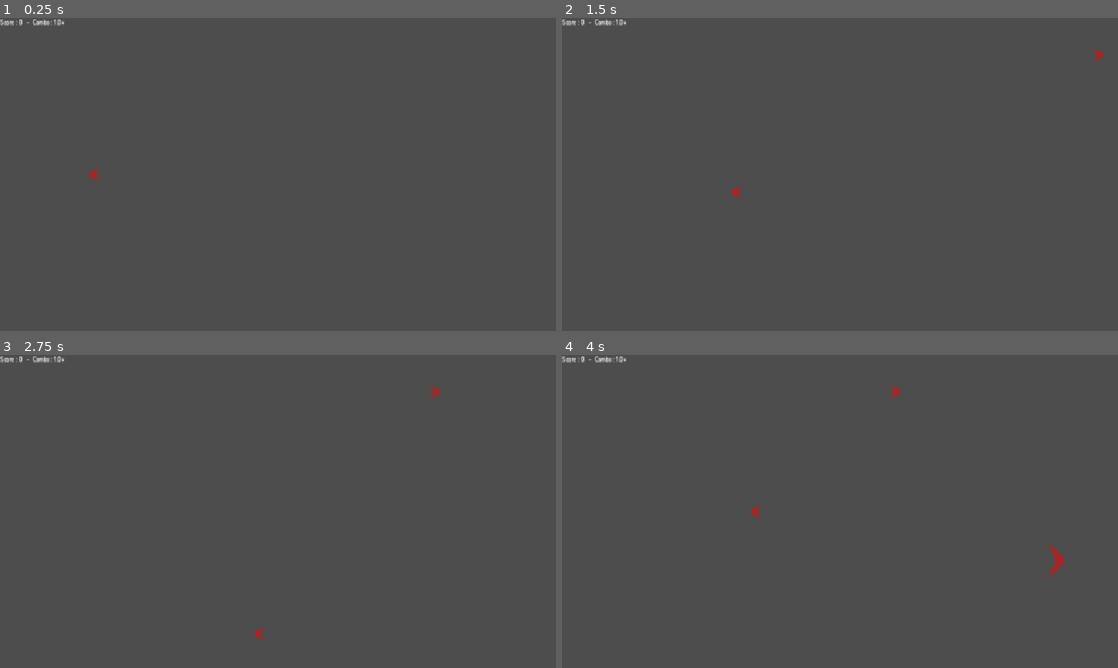
Above: before the commit, frames 1-4 (two rows, left to right).
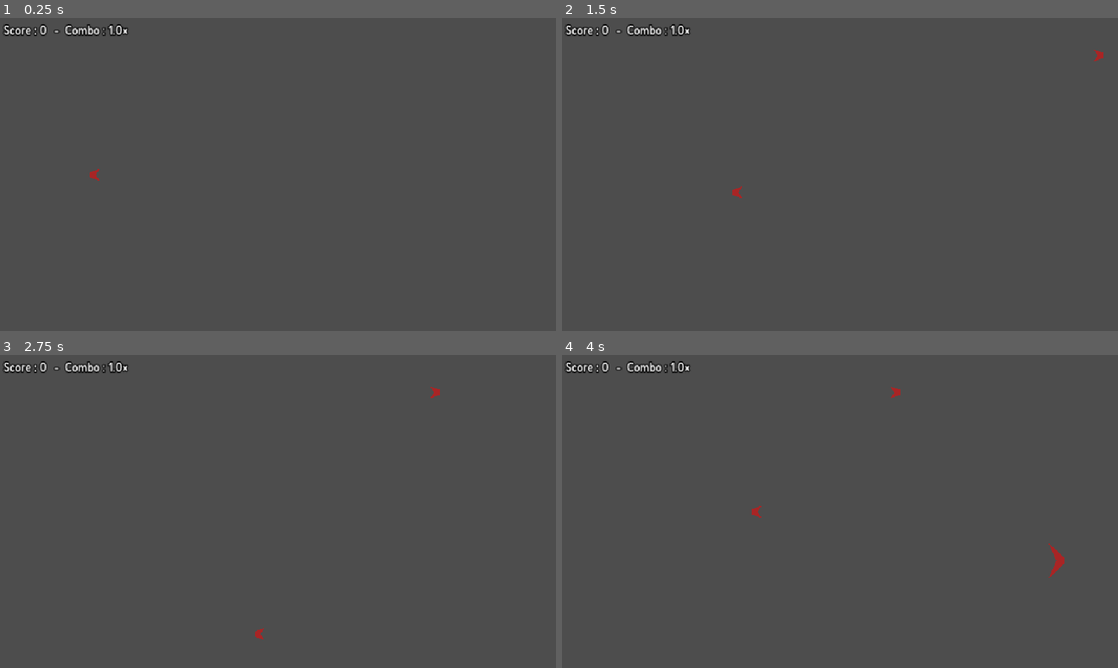
Above: after the commit, the same moments.

Repository: xorblo-doitus/Space-Shooter
Game: Godot game, scene res://src/playable_scenes/world.tscn
The game is run twice, just before and just after one commit, with the same random seed, the same clock (stepped at 60 frames per second) and the same inputs.
Inputs:
- Up to frame 1 (0.25 s): no input
- Up to frame 2 (1.5 s): tap Enter (ui_accept) at 0.5, 0.77 s; hold Right (ui_right) 0.53-1.28 s; hold Down (ui_down) from 1.28 s (still down)
- Up to frame 3 (2.75 s): tap Enter (ui_accept) at 1.52 s; release Down (ui_down) at 2.03 s; hold Right (ui_right) from 2.03 s (still down)
- Up to frame 4 (4 s): release Right (ui_right) at 2.78 s; hold Up (ui_up) 2.78-3.53 s; tap Enter (ui_accept) at 3.02, 3.77 s; hold Left (ui_left) from 3.53 s (still down)

The runs differ from the first frame. In frame 1, 0.6% of the frame differs, in the area x 0-23%, y 0-6%; in frame 2, 0.6%; in frame 3, 0.6%; in frame 4, 0.6%.
Error in both runs: Assertion failed: No damage source created (res://src/bullets/bullet.gd:27)

Commit message:
Added combo system

Diff:
--- a/project.godot
+++ b/project.godot
@@ -28,7 +28,7 @@
 
 [gui]
 
-theme/custom="res://src/ui/theme.tres"
+theme/custom="res://src/ui/main_theme.tres"
 
 [input]
 
--- a/src/playable_scenes/world.gd
+++ b/src/playable_scenes/world.gd
@@ -8,7 +8,7 @@
 	for spawn_point in $SpawnPoints.get_children():
 		add_spawn_point(spawn_point)
 
-	$Ui/VBoxContainer/ScoreDisplayer.bind_player(
+	$UI/MarginContainer/VBoxContainer/ScoreDisplayer.bind_player(
 		$SpawnPoints/Player.spawn()
 	)
 
--- a/src/playable_scenes/world.tscn
+++ b/src/playable_scenes/world.tscn
@@ -1,7 +1,8 @@
-[gd_scene load_steps=14 format=3 uid="uid://0tmedytuiuux"]
+[gd_scene load_steps=15 format=3 uid="uid://0tmedytuiuux"]
 
 [ext_resource type="Script" path="res://src/playable_scenes/world.gd" id="1_ptqmb"]
 [ext_resource type="PackedScene" uid="uid://cyxhgjybj0tsy" path="res://src/spawn_point.tscn" id="2_r822a"]
+[ext_resource type="Script" path="res://src/ui/ui.gd" id="2_t8lm1"]
 [ext_resource type="PackedScene" uid="uid://bsicvfemmcryr" path="res://src/vessels/player_vessel.tscn" id="3_nbfms"]
 [ext_resource type="PackedScene" uid="uid://bf1jkjsbmwb66" path="res://src/vessels/dummy.tscn" id="4_1bdnj"]
 [ext_resource type="PackedScene" uid="uid://boej5f28jyrn" path="res://src/vessels/spammer_vessel.tscn" id="4_56gsn"]
@@ -98,19 +99,27 @@
 [node name="World" type="Node2D"]
 script = ExtResource("1_ptqmb")
 
-[node name="Ui" type="Control" parent="."]
+[node name="UI" type="Control" parent="."]
 z_index = 100
+custom_minimum_size = Vector2(1366, 768)
 layout_mode = 3
 anchors_preset = 0
-offset_right = 40.0
-offset_bottom = 40.0
-
-[node name="VBoxContainer" type="VBoxContainer" parent="Ui"]
-layout_mode = 0
-offset_right = 40.0
-offset_bottom = 40.0
-
-[node name="ScoreDisplayer" parent="Ui/VBoxContainer" instance=ExtResource("8_tygdl")]
+offset_right = 1366.0
+offset_bottom = 768.0
+script = ExtResource("2_t8lm1")
+
+[node name="MarginContainer" type="MarginContainer" parent="UI"]
+layout_mode = 1
+anchors_preset = 15
+anchor_right = 1.0
+anchor_bottom = 1.0
+grow_horizontal = 2
+grow_vertical = 2
+
+[node name="VBoxContainer" type="VBoxContainer" parent="UI/MarginContainer"]
+layout_mode = 2
+
+[node name="ScoreDisplayer" parent="UI/MarginContainer/VBoxContainer" instance=ExtResource("8_tygdl")]
 layout_mode = 2
 
 [node name="Bullets" type="Node2D" parent="."]
--- a/src/ref_counted/hit_info.gd
+++ b/src/ref_counted/hit_info.gd
@@ -5,6 +5,7 @@
 var damage_dealt: float = 0
 var fatal: bool = false
 var bonus_score: float = 0
+var bonus_combo: float = 0
 
 #func _init(init_damage_dealt: float = 0) -> void:
 #	damage_dealt = init_damage_dealt
--- a/src/ui/health_bar.tscn
+++ b/src/ui/health_bar.tscn
@@ -1,7 +1,7 @@
-[gd_scene load_steps=3 format=3 uid="uid://c0dghebk37oqr"]
+[gd_scene load_steps=3 format=3 uid="uid://cu5v11es0t178"]
 
-[ext_resource type="Theme" uid="uid://dm4udtrkpx6xu" path="res://src/ui/theme.tres" id="1_dfcxs"]
 [ext_resource type="Script" path="res://src/ui/health_bar.gd" id="2_vtr6v"]
+[ext_resource type="Theme" uid="uid://dm4udtrkpx6xu" path="res://src/ui/main_theme.tres" id="2_xvee5"]
 
 [node name="HealthBar" type="ProgressBar"]
 z_index = 100
@@ -18,7 +18,6 @@
 grow_horizontal = 2
 grow_vertical = 2
 size_flags_horizontal = 4
-theme = ExtResource("1_dfcxs")
 value = 75.0
 show_percentage = false
 script = ExtResource("2_vtr6v")
@@ -32,7 +31,7 @@
 offset_bottom = 4.0
 grow_horizontal = 2
 grow_vertical = 2
-theme = ExtResource("1_dfcxs")
+theme = ExtResource("2_xvee5")
 theme_override_colors/font_color = Color(0, 0, 0, 1)
 text = "Lorem/Ipsum"
 horizontal_alignment = 1
--- a/src/ui/theme.tres
+++ b/src/ui/main_theme.tres
@@ -1,6 +1,16 @@
 [gd_resource type="Theme" load_steps=5 format=3 uid="uid://dm4udtrkpx6xu"]
 
-[ext_resource type="FontFile" uid="uid://c0nv005l7t2er" path="res://assets/fonts/Fredoka.ttf" id="1_mj2fq"]
+[ext_resource type="FontFile" uid="uid://c0nv005l7t2er" path="res://assets/fonts/Fredoka.ttf" id="1_13qxg"]
+
+[sub_resource type="FontVariation" id="FontVariation_vh8wl"]
+base_font = ExtResource("1_13qxg")
+variation_opentype = {
+2003072104: 85,
+2003265652: 450
+}
+opentype_features = {
+1667329140: 0
+}
 
 [sub_resource type="StyleBoxFlat" id="StyleBoxFlat_pj0bx"]
 bg_color = Color(0.478431, 0.478431, 0.478431, 1)
@@ -25,18 +35,18 @@
 corner_radius_bottom_right = 4
 corner_radius_bottom_left = 4
 
-[sub_resource type="FontVariation" id="FontVariation_vh8wl"]
-base_font = ExtResource("1_mj2fq")
-variation_opentype = {
-2003072104: 85,
-2003265652: 450
-}
-opentype_features = {
-1667329140: 0
-}
-
 [resource]
 default_font = SubResource("FontVariation_vh8wl")
+FancyLabel/base_type = &"Label"
+FancyLabel/colors/font_color = Color(1, 1, 1, 1)
+FancyLabel/colors/font_outline_color = Color(0, 0, 0, 1)
+FancyLabel/constants/outline_size = 10
+FancyLabel/font_sizes/font_size = 32
+FancyLabel/fonts/font = SubResource("FontVariation_vh8wl")
+MarginContainer/constants/margin_bottom = 8
+MarginContainer/constants/margin_left = 8
+MarginContainer/constants/margin_right = 8
+MarginContainer/constants/margin_top = 8
 ProgressBar/colors/font_color = Color(0, 0, 0, 1)
 ProgressBar/styles/background = SubResource("StyleBoxFlat_pj0bx")
 ProgressBar/styles/fill = SubResource("StyleBoxFlat_5a0r1")
--- a/src/ui/score_displayer.tscn
+++ b/src/ui/score_displayer.tscn
@@ -19,9 +19,11 @@
 
 [node name="Score" parent="." instance=ExtResource("1_0s0pp")]
 layout_mode = 2
+theme_type_variation = &"FancyLabel"
 format_string = &"Score : %d"
 
 [node name="Combo" parent="." instance=ExtResource("1_0s0pp")]
 layout_mode = 2
+theme_type_variation = &"FancyLabel"
 precision = 0.1
 format_string = &"  -  Combo : %.1f×"
--- /dev/null
+++ b/src/ui/ui.gd
@@ -0,0 +1,7 @@
+@tool
+extends Control
+
+
+## Simply set the size to the whole screen size
+func _ready():
+	custom_minimum_size = Vector2(ST.get_screen_width(), ST.get_screen_height())
--- a/src/vessels/player_vessel.gd
+++ b/src/vessels/player_vessel.gd
@@ -1,5 +1,8 @@
 extends Vessel
 class_name PlayerVessel
+
+const kill_combo_added: float = 0.1
+const combo_on_hurted_decrease: float = 1.5
 
 signal score_changed(new_score: float)
 signal combo_changed(new_combo: float)
@@ -27,13 +30,22 @@
 
 
 func on_hit(hit: HitInfo) -> void:
-	score += hit.damage_dealt + hit.bonus_score
+	score += combo * (hit.damage_dealt + hit.bonus_score)
+	combo += hit.bonus_combo + (kill_combo_added if hit.fatal else 0.)
 
 
 func bind_bullet(bullet: Bullet) -> void:
 	bullet.hit.connect(on_hit)
 
 
+func be_hurt_by(damage_source: DamageSource, hit_info: HitInfo = HitInfo.new()) -> HitInfo:
+	if combo >= combo_on_hurted_decrease:
+		combo /= combo_on_hurted_decrease
+	elif combo >= 1:
+		combo = 1
+	return super(damage_source, hit_info)
+
+
 func install_weapon(new_weapon: Weapon) -> void:
 	new_weapon.flip()
 	new_weapon.fire.connect(bind_bullet)
